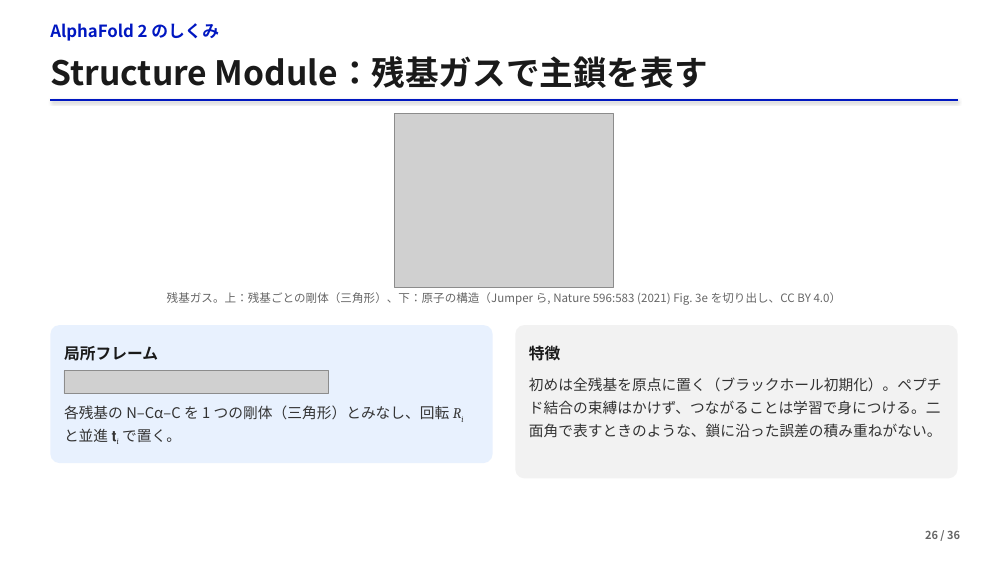
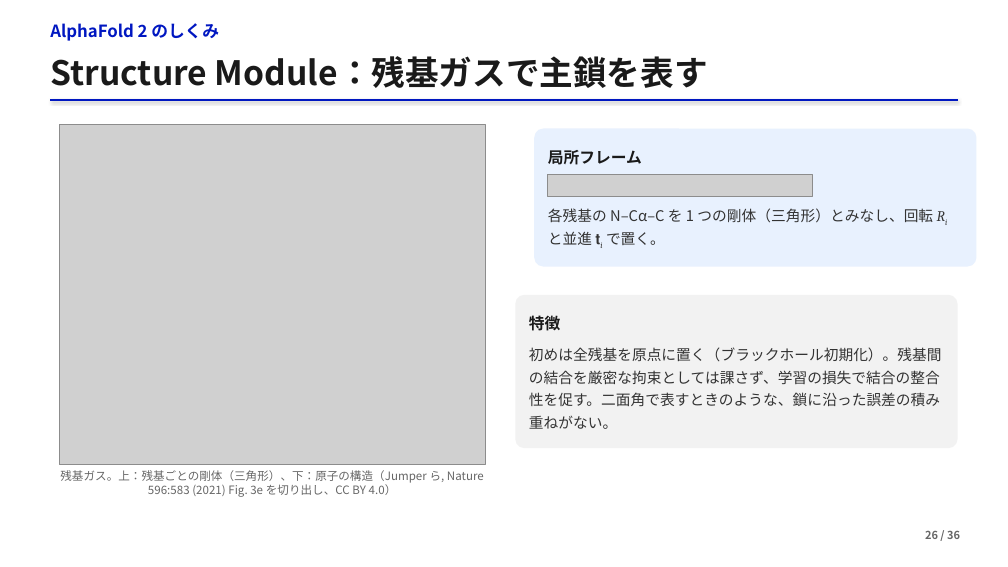
Before and after one commit to matsunagalab/lecture_bioinfo, a slide deck: slide 26 of 05_AlphaFold2による構造予測/05_AlphaFold2による構造予測.pptx. Drawn at 1008x567 pixels with LibreOffice and Linux fonts; fonts in the diff are those of the drawing; grey boxes stand for pictures. Boxes give left, top, right and bottom in pixels: in the first picture for what was removed or moved away, otherwise in the second. Text is boxed around its words. In the diff, an @@ line names an element or a change of style, - is before the commit and + after.

Commit message:
Clarify lecture 05 structure representations and improve layout

```diff
--- a/05_AlphaFold2による構造予測/05_AlphaFold2による構造予測.pptx
+++ b/05_AlphaFold2による構造予測/05_AlphaFold2による構造予測.pptx
@@ picture removed at (395, 113, 614, 287) @@
@@ picture added at (59, 125, 485, 465) @@
@@ 2 texts, 1 picture, 1 rounded rectangle: place and size @@
-2 texts, 1 picture, 1 rounded rectangle at (51, 325, 493, 464)
+2 texts, 1 picture, 1 rounded rectangle at (535, 129, 977, 267)
@@ rounded rectangle: place and size @@
-rounded rectangle at (516, 325, 958, 479)
+rounded rectangle at (516, 295, 958, 448)
@@ text "特徴": place and size @@
-text "特徴" at (529, 345, 560, 361)
+text "特徴" at (529, 315, 560, 331)
@@ text at (529, 347, 942, 429): text changed @@
-初めは全残基を原点に置く（ブラックホール初期化）。ペプチド結合の束縛はかけず、つながることは学習で身につける。二面角で表すときのような、鎖に沿った誤差の積み重ねがない。
+初めは全残基を原点に置く（ブラックホール初期化）。残基間の結合を厳密な拘束としては課さず、学習の損失で結合の整合性を促す。二面角で表すときのような、鎖に沿った誤差の積み重ねがない。
@@ text "残基ガス。上：残基ごとの剛体（三角形）、下：原子の構造（Jumper ら, Nature 596:583 (2021) ..." rewrapped from (167, 292, 842, 305) to (60, 470, 484, 497) @@
```
Also in this commit, not shown: 37 other slides changed, 2 other files.
